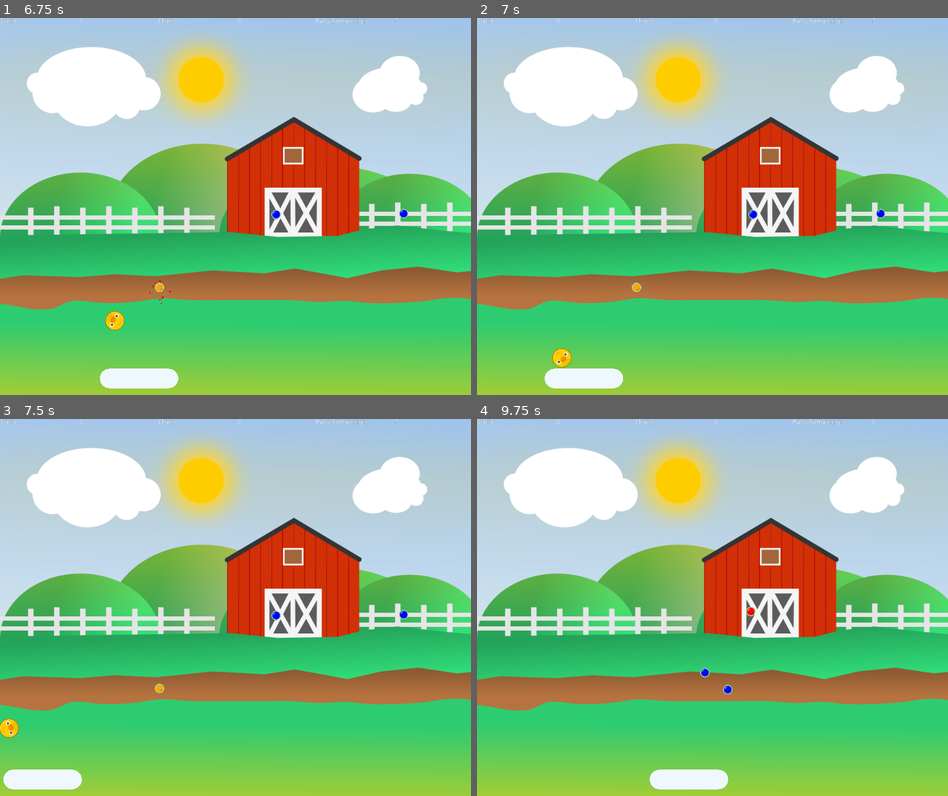
Above: before the commit, frames 1-4 (two rows, left to right).
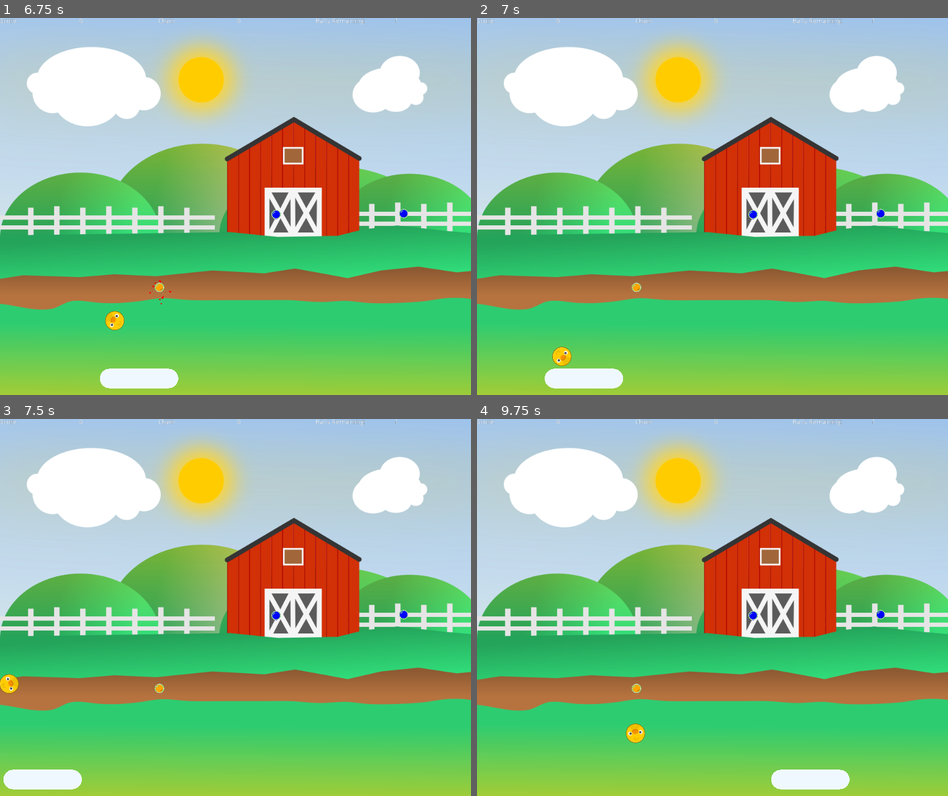
Above: after the commit, the same moments.

Repository: doctor-g/GGJ21
Game: Godot game, scene res://src/Level.tscn
Same seed, same stepped clock (60 frames per second), same inputs: the game is played once before the commit and once after it.
Inputs (mouse positions are in pixels of both pictures, inside the frame that each line leads up to):
- Up to frame 1 (6.75 s): move the mouse to (211, 281) at 0.52 s; click (211, 281) at 0.67 s; move the mouse to (376, 263) at 1.27 s; click (376, 263) at 1.42 s; move the mouse to (94, 149) at 2.02 s; click (94, 149) at 2.17 s; move the mouse to (259, 206) at 2.77 s; click (259, 206) at 2.92 s; move the mouse to (164, 112) at 3.52 s; click (164, 112) at 3.67 s; move the mouse to (339, 187) at 4.27 s; click (339, 187) at 4.42 s; move the mouse to (141, 225) at 5.02 s; click (141, 225) at 5.17 s; move the mouse to (282, 123) at 5.77 s; click (282, 123) at 5.92 s; move the mouse to (211, 281) at 6.52 s; click (211, 281) at 6.67 s
- Up to frame 2 (7 s): no input
- Up to frame 3 (7.5 s): move the mouse to (376, 664) at 7.27 s; click (376, 664) at 7.42 s
- Up to frame 4 (9.75 s): move the mouse to (571, 550) at 8.02 s; click (571, 550) at 8.17 s; move the mouse to (736, 607) at 8.77 s; click (736, 607) at 8.92 s; click (712, 648) at 9.5 s, where only the run before the commit has a clickable "Play Again"

Frame 1 is identical in both runs. In frame 2, less than 0.1% of the frame differs, in the area x 16-21%, y 87-93%; in frame 3, 0.3%; in frame 4, 2.1%, in the area x 31-87%, y 0-99%.

Commit message:
Update the bounciness of the 'target'

Diff:
--- a/project/src/Target.gd
+++ b/project/src/Target.gd
@@ -1,4 +1,11 @@
 extends KinematicBody2D
+
+export (float, 0, 1, 0.1) var bounciness := 1.0
+
+func _ready():
+	# See https://godotengine.org/qa/79826/adjusting-the-physical-material-of-kinematicbody
+	# This allows us to change the physics properties of a kinematic body. Cool.
+	Physics2DServer.body_set_param(get_rid(), Physics2DServer.BODY_PARAM_BOUNCE, bounciness)
 
 
 func _draw():
Not shown: 2 places in project/src/Ball.tscn that only renumber resources
